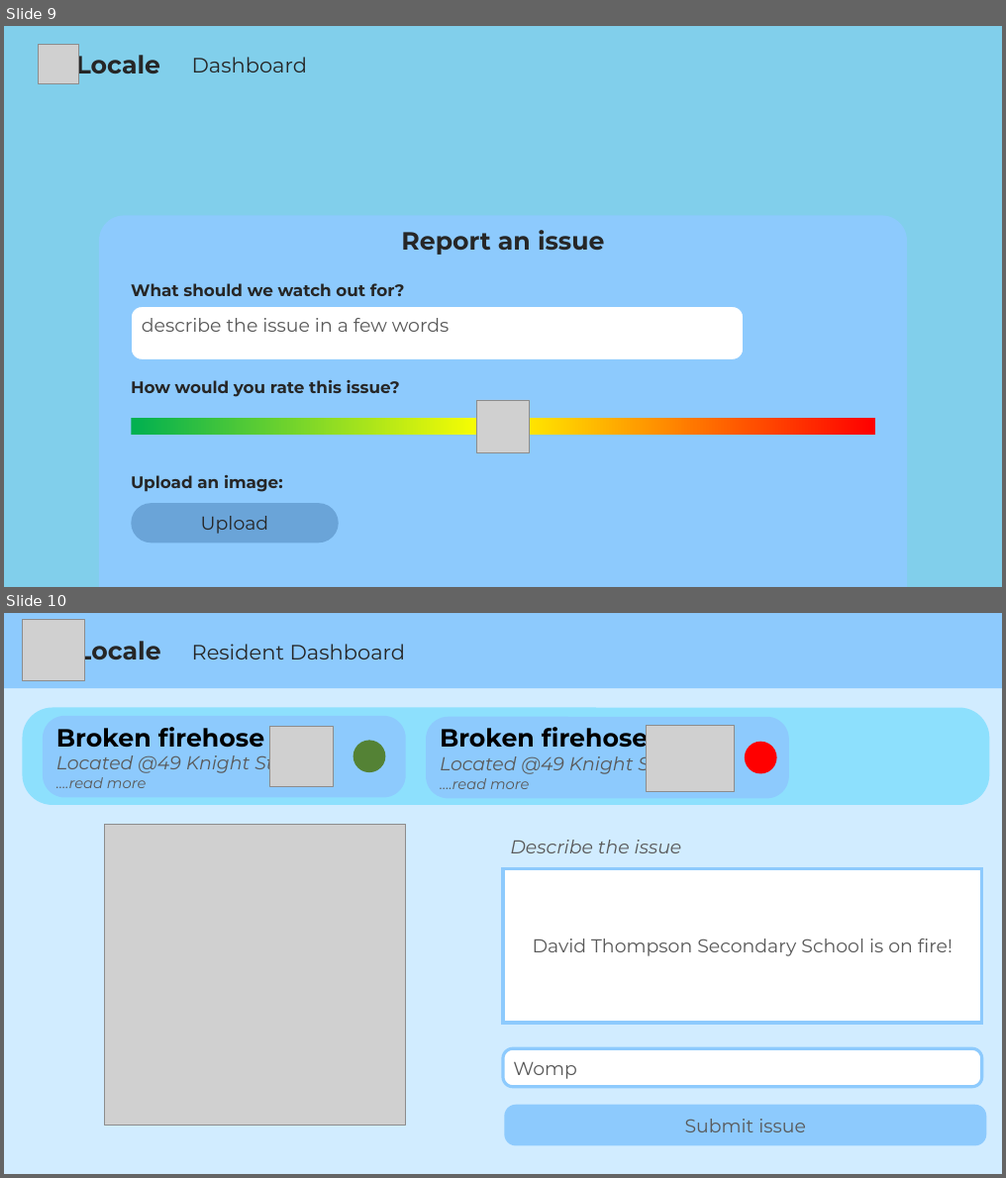
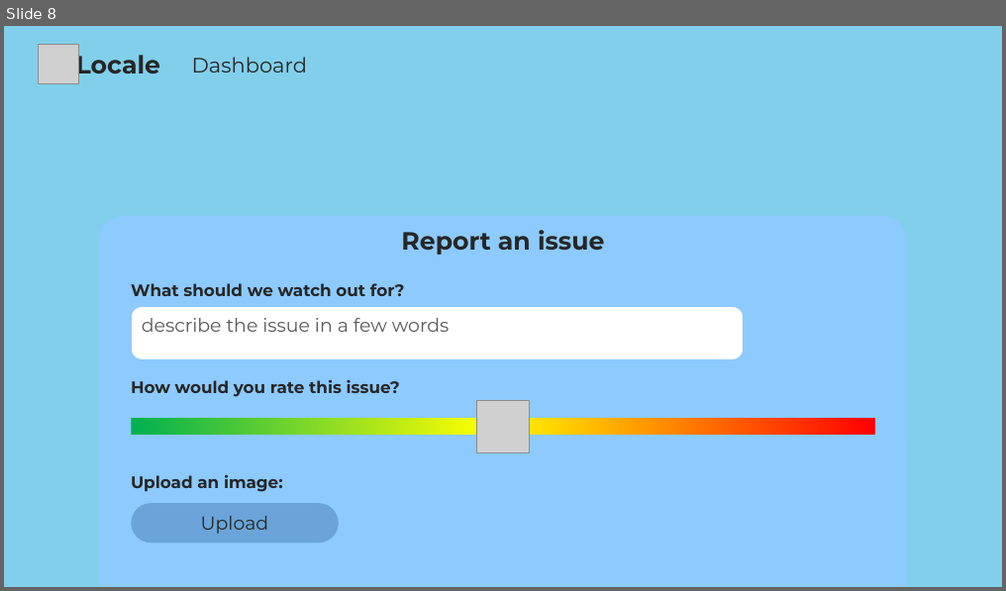
Before and after one commit to aaronw-dev/Locale, a slide deck: UI Mockups.pptx. Shown one above the other, each under a label of ours: slides 9 and 10 before the commit, slide 8 after it. The pictures are 1006x1178 and 1006x591 pixels, drawn with LibreOffice and Linux fonts; fonts in the diff are those of the drawing; grey boxes stand for pictures; background and template pictures are left out. Boxes give left, top, right and bottom in pixels: in the first picture for what was removed or moved away, otherwise in the second. Text is boxed around its words. In the diff, an @@ line names an element or a change of style, - is before the commit and + after.

```diff
--- a/UI Mockups.pptx
+++ b/UI Mockups.pptx
@@ slide 10 removed at bbox=[4, 613, 1002, 1174], background #D1ECFF @@
@@ rounded rectangle removed at bbox=[4, 613, 1002, 688] @@
@@ picture removed at bbox=[22, 619, 84, 681] @@
@@ text removed at bbox=[76, 636, 161, 666] @@
-Locale
@@ text removed at bbox=[192, 644, 405, 660] @@
-Resident Dashboard
@@ rounded rectangle removed at bbox=[22, 707, 989, 805] @@
@@ rounded rectangle removed at bbox=[43, 716, 405, 797] @@
-Broken firehose
-Located @49 Knight Street
-….read more
@@ picture removed at bbox=[270, 726, 334, 786] @@
@@ rounded rectangle removed at bbox=[426, 717, 789, 799] @@
-Broken firehose
-Located @49 Knight Street
-….read more
@@ picture removed at bbox=[647, 725, 734, 791] @@
@@ ellipse removed at bbox=[352, 741, 385, 772] @@
@@ ellipse removed at bbox=[745, 742, 776, 774] @@
@@ picture removed at bbox=[104, 824, 405, 1125] @@
@@ text removed at bbox=[510, 840, 682, 854] @@
-Describe the issue
@@ rectangle removed at bbox=[503, 869, 982, 1023] @@
-David Thompson Secondary School is on fire!
@@ rounded rectangle removed at bbox=[503, 1049, 982, 1087] @@
-Womp
@@ rounded rectangle removed at bbox=[506, 1106, 985, 1145] @@
-Submit issue
@@ what was slide 9 is now slide 8 @@
```
Also in this commit, not shown: 2 slides changed, 1 slide added, 2 other slides removed.
